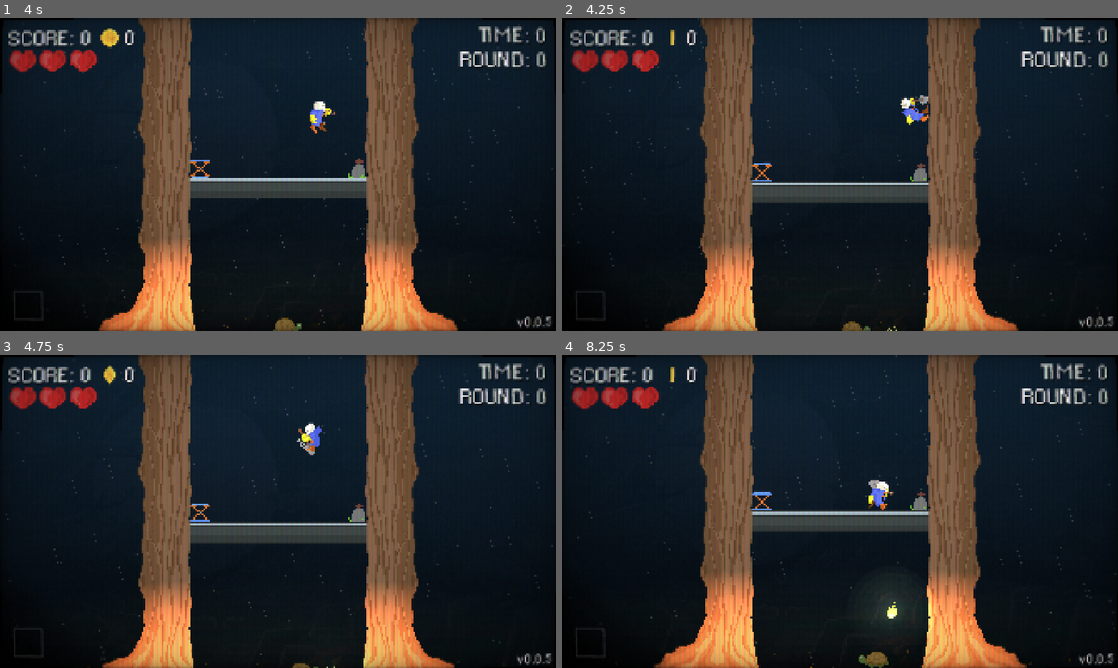
Above: before the commit, frames 1-4 (two rows, left to right).
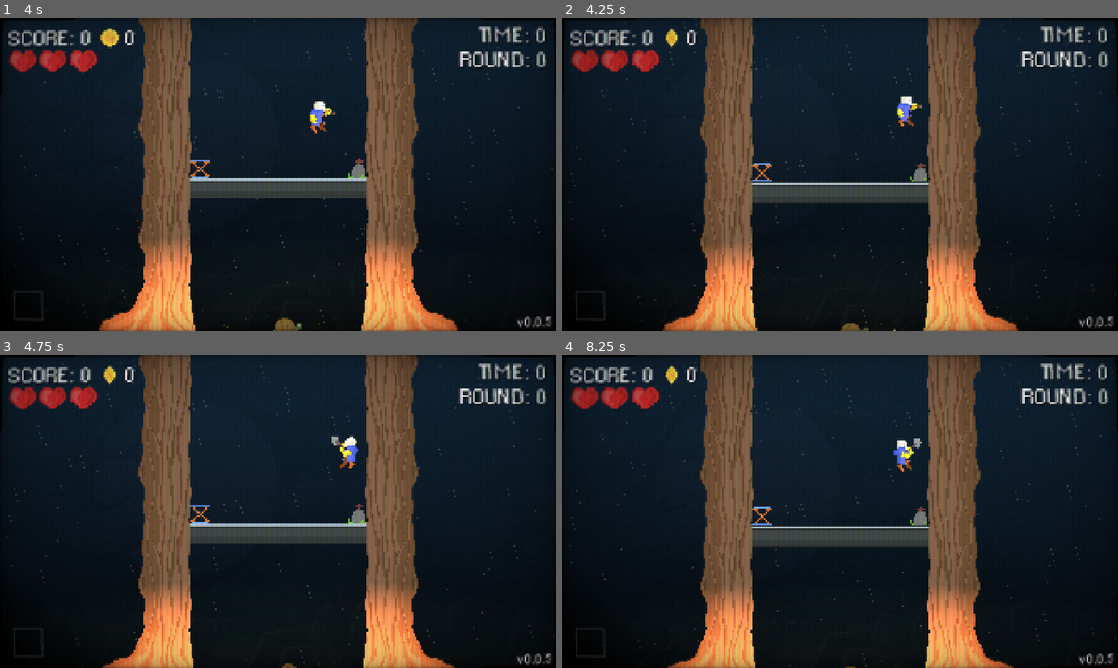
Above: after the commit, the same moments.

Repository: Giantswing/graveyard-bouncers
Game: Godot game, scene res://scenes/main-level.tscn
Same seed, same stepped clock (60 frames per second), same inputs: the game is played once before the commit and once after it.
Inputs:
- Up to frame 1 (4 s): hold D (Right) 0.53-2.03 s; tap Shift (Ability) every 0.75 s from 0.6 to 3.6 s; tap Space (Jump) at 0.77, 1.52, 3.02, 3.77 s; hold A (Left) 2.03-2.78 s; hold D (Right) from 2.78 s (still down)
- Up to frame 2 (4.25 s): keep holding D (Right); tap Escape (Menu, bound only after the commit) at 4.15 s
- Up to frame 3 (4.75 s): release D (Right) at 4.28 s; hold A (Left) from 4.28 s (still down); tap Shift (Ability) at 4.35 s; tap Space (Jump) at 4.52 s
- Up to frame 4 (8.25 s): release A (Left) at 5.03 s; hold D (Right) 5.03-5.78 s; tap Shift (Ability) every 0.75 s from 5.1 to 8.1 s; hold A (Left) 5.78-7.28 s; tap Space (Jump) at 6.02, 6.77, 7.52 s; hold D (Right) from 7.28 s (still down)

Frame 1 is identical in both runs. In frame 2, 0.9% of the frame differs, in the area x 1-98%, y 0-100%; in frame 3, 2.0%; in frame 4, 11%, in the area x 1-99%, y 0-100%.

Commit message:
enforced static typing

Diff:
--- a/project.godot
+++ b/project.godot
@@ -20,6 +20,10 @@
 Events="*res://scenes/events.tscn"
 FxSystem="*res://scenes/fx_system.tscn"
 Utils="*res://scenes/utils.tscn"
+
+[debug]
+
+gdscript/warnings/untyped_declaration=2
 
 [display]
 
@@ -81,6 +85,7 @@
 Menu={
 "deadzone": 0.2,
 "events": [Object(InputEventJoypadButton,"resource_local_to_scene":false,"resource_name":"","device":-1,"button_index":6,"pressure":0.0,"pressed":true,"script":null)
+, Object(InputEventKey,"resource_local_to_scene":false,"resource_name":"","device":-1,"window_id":0,"alt_pressed":false,"shift_pressed":false,"ctrl_pressed":false,"meta_pressed":false,"pressed":false,"keycode":0,"physical_keycode":4194305,"key_label":0,"unicode":0,"location":0,"echo":false,"script":null)
 ]
 }
 Ability={
--- a/scenes/bat.tscn
+++ b/scenes/bat.tscn
@@ -53,6 +53,7 @@
 }]
 
 [node name="Bat" type="CharacterBody2D"]
+process_mode = 1
 collision_layer = 4
 collision_mask = 0
 script = ExtResource("1_ss3tx")
--- a/scenes/game_manager.tscn
+++ b/scenes/game_manager.tscn
@@ -32,6 +32,7 @@
 metadata/_custom_type_script = ExtResource("7_frtjd")
 
 [node name="GameManager" type="Node2D"]
+process_mode = 3
 script = ExtResource("1_hwd4i")
 trampoline_prefab = ExtResource("6_q8mjp")
 helper_enemy_prefab = ExtResource("7_0rse5")
@@ -44,3 +45,4 @@
 
 [node name="SecondsTimer" type="Timer" parent="."]
 unique_name_in_owner = true
+process_mode = 1
--- a/scripts/ability.gd
+++ b/scripts/ability.gd
@@ -13,7 +13,7 @@
 
 var original_uses: int
 
-func init():
+func init() -> void:
 	uses = start_uses
 	original_uses = max_uses
 
--- a/scripts/bat.gd
+++ b/scripts/bat.gd
@@ -6,9 +6,11 @@
 @onready var sprite: AnimatedSprite2D = $Sprite
 var direction: int = 0
 var timer: float = 0
+var game_manager: GameManager
 
 
-func _ready():
+func _ready() -> void:
+	game_manager = GameManager.instance
 	scale = Vector2(0, 0)
 	var tween := get_tree().create_tween()
 	tween.tween_property(self, "scale", Vector2(1.3, 1.3), 0.5)
@@ -25,13 +27,16 @@
 
 	velocity.x = speed * direction
 
-func _process(_delta):
-	timer += _delta * wobble_speed * Engine.time_scale
-	position.y += sin(timer) * wobble
+func _process(delta: float) -> void:
+	timer += delta * wobble_speed
 
 	if position.x > get_viewport_rect().size.x/2 + 40 or position.x < -get_viewport_rect().size.x/2 - 40:
 		queue_free()
 
 
-func _physics_process(_delta):
+func _physics_process(_delta: float) -> void:
+	if game_manager.game_paused:
+		return
+
+	position.y += sin(timer) * wobble
 	move_and_slide()
--- a/scripts/events.gd
+++ b/scripts/events.gd
@@ -15,3 +15,4 @@
 signal round_time_changed(time: int)
 signal score_changed(score: int)
 signal ability_gained(ability: Ability)
+signal game_paused(paused: bool)
--- a/scripts/game_manager.gd
+++ b/scripts/game_manager.gd
@@ -46,6 +46,7 @@
 var grave: Node2D
 var can_restart: bool = false
 var ground_y_pos: float
+var game_paused: bool = false
 
 static var instance: GameManager
 
@@ -138,7 +139,7 @@
 func on_player_died() -> void:
 	seconds_timer.stop()
 	can_restart = false
-	get_tree().create_timer(0.5).timeout.connect(func(): can_restart = true)
+	get_tree().create_timer(0.5).timeout.connect(func() -> void: can_restart = true)
 
 
 func on_seconds_timer_timeout() -> void:
@@ -164,6 +165,16 @@
 	if Input.is_action_just_pressed("Jump") and can_restart:
 		get_tree().reload_current_scene()
 
+	if Input.is_action_just_pressed("Menu"):
+		if game_paused == false:
+			Engine.time_scale = 0.0
+			game_paused = true
+			Events.game_paused.emit(true)
+		else:
+			Engine.time_scale = 1.0
+			game_paused = false
+			Events.game_paused.emit(false)
+
 	if game_started:
 		left_wall.position.x = lerp(left_wall.position.x, -game_width / 2, 0.1)
 		right_wall.position.x = lerp(right_wall.position.x, game_width / 2, 0.1)
@@ -186,7 +197,7 @@
 
 
 
-func set_up_round():
+func set_up_round() -> void:
 	var ground_height: float = 180
 	var offset: float = 200
 
@@ -303,7 +314,7 @@
 	game_width = game_width_start
 	Utils.fast_tween(starting_ground, "position:y", ground_y_pos, 0.5)
 
-	get_tree().create_timer(0.5).timeout.connect(func():
+	get_tree().create_timer(0.5).timeout.connect(func() -> void:
 		activate(trampoline)
 		activate(grave)
 	)
--- a/scripts/lava_floor.gd
+++ b/scripts/lava_floor.gd
@@ -4,7 +4,7 @@
 @export var spawn_timer_max: float = 2.0
 var spawn_timer: float = 0.0
 
-func _ready():
+func _ready() -> void:
 	spawn_timer = spawn_timer_max
 
 func _process(delta: float) -> void:
--- a/scripts/main_camera.gd
+++ b/scripts/main_camera.gd
@@ -15,7 +15,7 @@
 
 var current_shake_amount: float = 0
 
-func _ready():
+func _ready() -> void:
 	Events.hp_changed.connect(on_hp_change)
 	Events.player_parry.connect(on_player_parry)
 	target = get_parent().get_node_or_null("%Player")
@@ -23,13 +23,13 @@
 	# start_y_pos = global_position.y
 
 
-func on_hp_change(_hp: int, change: int):
+func on_hp_change(_hp: int, change: int) -> void:
 	if change >= 0:
 		return
 
 	current_shake_amount = on_hit_shake
 
-func on_player_parry():
+func on_player_parry() -> void:
 	current_shake_amount = on_parry_shake
 
 
@@ -41,11 +41,11 @@
 	point_target()
 
 
-func point_target():
+func point_target() -> void:
 	if !target:
 		return
 
-	var dist = target.global_position - global_position
+	var dist := target.global_position - global_position
 	var final_pos: float
 
 	if GameManager.get_instance().round_started:
@@ -59,7 +59,7 @@
 		position.y = start_y_pos
 
 
-func shake():
+func shake() -> void:
 	var current_amount: float = pow(current_shake_amount, shake_power)
 	rotation = max_roll * current_amount * randf_range(-1, 1)
 	offset.x = max_offset.x * current_amount * randf_range(-1, 1)
--- a/scripts/player.gd
+++ b/scripts/player.gd
@@ -152,7 +152,7 @@
 
 
 	for i in range(get_slide_collision_count()):
-		var collision = get_slide_collision(i)
+		var collision := get_slide_collision(i)
 		handle_collision(collision)
 
 
@@ -227,7 +227,7 @@
 
 
 func handle_ability() -> void:
-	var current_ability = GameManager.instance.player_ability
+	var current_ability := GameManager.instance.player_ability
 
 	if !current_ability or !ability_pressed:
 		return
@@ -240,7 +240,7 @@
 func process_dash() -> void:
 	is_attacking = 0
 
-	var direction = movement_input.normalized()
+	var direction := movement_input.normalized()
 	# velocity.x = 0
 	velocity.y = 0
 	# velocity.y = (direction * 500 * extra_speed_strength).y * 0.01
@@ -306,7 +306,7 @@
 				return
 
 func process_jump() -> void:
-	var collision = get_raycasts_collision_node([body_down_cast1, body_down_cast2])
+	var collision := get_raycasts_collision_node([body_down_cast1, body_down_cast2])
 
 	if collision != null:
 		var stats: Stats = collision.get_node_or_null("Stats")
@@ -331,7 +331,7 @@
 
 
 func get_raycasts_collision_node(raycasts: Array) -> Node2D:
-	for raycast in raycasts:
+	for raycast: RayCast2D in raycasts:
 		if raycast.is_colliding():
 			return raycast.get_collider()
 
@@ -351,4 +351,4 @@
 
 func deactivate_can_be_on_wall() -> void:
 	can_be_on_wall = false
-	get_tree().create_timer(0.1).timeout.connect(func(): can_be_on_wall = true)
+	get_tree().create_timer(0.1).timeout.connect(func() -> void: can_be_on_wall = true)
--- a/scripts/power_up_shop.gd
+++ b/scripts/power_up_shop.gd
@@ -21,14 +21,14 @@
 	set_up_powerups()
 	# display_shop()
 
-func _process(_delta: float) -> void:
-	if Input.is_action_just_pressed("Menu"):
-		Events.coins_changed.emit(20)
-
-		if is_active:
-			close_shop()
-		else:
-			display_shop()
+# func _process(_delta: float) -> void:
+# 	if Input.is_action_just_pressed("Menu"):
+# 		Events.coins_changed.emit(20)
+#
+# 		if is_active:
+# 			close_shop()
+# 		else:
+# 			display_shop()
 
 func set_up_powerups() -> void:
 	for powerup in all_powerups:
--- a/scripts/round_manager.gd
+++ b/scripts/round_manager.gd
@@ -6,31 +6,31 @@
 @export var chance_decay_rate: float = 0.4
 @export var difficulty_match_strictness: float = 10
 
-func _ready():
-   for game_round in game_rounds:
-      game_round.init()
+func _ready() -> void:
+    for game_round in game_rounds:
+        game_round.init()
 
 func get_round(difficulty: float) -> GameRound:
-   # Calculate total weighted chance for all rounds
-   var weighted_chances = []
-   var total_weighted_chance: float = 0
+    # Calculate total weighted chance for all rounds
+    var weighted_chances := []
+    var total_weighted_chance: float = 0
 
-   for game_round in game_rounds:
-      var difficulty_difference = abs(game_round.difficulty - difficulty)
-      var difficulty_weight = exp(-difficulty_difference * difficulty_match_strictness)
-      var weighted_chance = game_round.chance * difficulty_weight
+    for game_round in game_rounds:
+        var difficulty_difference: float = abs(game_round.difficulty - difficulty)
+        var difficulty_weight: float = exp(-difficulty_difference * difficulty_match_strictness)
+        var weighted_chance: float = game_round.chance * difficulty_weight
 
-      weighted_chances.append(weighted_chance)
-      total_weighted_chance += weighted_chance
+        weighted_chances.append(weighted_chance)
+        total_weighted_chance += weighted_chance
 
-   var random_value = randf() * total_weighted_chance
-   var cumulative_chance = 0.0
+    var random_value := randf() * total_weighted_chance
+    var cumulative_chance := 0.0
 
-   for i in range(weighted_chances.size()):
-      cumulative_chance += weighted_chances[i]
-      if random_value <= cumulative_chance:
-         game_rounds[i].chance *= chance_decay_rate
-         return game_rounds[i]
+    for i in range(weighted_chances.size()):
+        cumulative_chance += weighted_chances[i]
+        if random_value <= cumulative_chance:
+            game_rounds[i].chance *= chance_decay_rate
+            return game_rounds[i]
 
-   # Fallback in case no round is selected
-   return game_rounds[0]
+    # Fallback in case no round is selected
+    return game_rounds[0]
--- a/scripts/stats.gd
+++ b/scripts/stats.gd
@@ -24,7 +24,7 @@
 
 @export var death_behaviour: DEATH_BEHAVIOUR_OPTIONS = DEATH_BEHAVIOUR_OPTIONS.DEFAULT
 
-var is_invulnerable = false
+var is_invulnerable: bool = false
 var parent: Node2D
 
 
--- a/scripts/ui.gd
+++ b/scripts/ui.gd
@@ -65,7 +65,7 @@
 	hearts.clear()
 
 	for i in range(new_max_hp):
-		var heart = ui_heart_scene.instantiate() as ui_heart
+		var heart := ui_heart_scene.instantiate() as ui_heart
 		heart_container.add_child(heart)
 		heart.set_heart_state(true)
 		hearts.append(heart)
--- a/scripts/utils.gd
+++ b/scripts/utils.gd
@@ -32,13 +32,13 @@
 	if container == null:
 		container = $"/root/Level/Scenery/OtherContainer"
 
-	var horizontal_wall_padding = 10
-	var max_tries = 20
-	var game_width = GameManager.instance.game_width
+	var horizontal_wall_padding := 10
+	var max_tries := 20
+	var game_width := GameManager.instance.game_width
 
 	for i in range(max_tries):
-		var pos_x = randf_range(-game_width / 2 + horizontal_wall_padding, game_width / 2 - horizontal_wall_padding)
-		var pos_y = 147
+		var pos_x := randf_range(-game_width / 2 + horizontal_wall_padding, game_width / 2 - horizontal_wall_padding)
+		var pos_y := 147.0
 
 		if pos_type == PrefabChance.SPAWN_POS_OPTIONS.AIR:
 			pos_y = randf_range(90, 147)
@@ -46,7 +46,7 @@
 			pos_y = randf_range(0, -150)
 		elif pos_type == PrefabChance.SPAWN_POS_OPTIONS.AIR_OUTSIDE:
 			pos_y = randf_range(90, -120)
-			var side = randf() < 0.5
+			var side := randf() < 0.5
 			# var side = randf() > 1
 
 			pos_x = -game_width / 2 - 80 if side else game_width / 2 + 80
@@ -60,7 +60,7 @@
 				is_free = false
 				break
 
-		var player = GameManager.instance.player
+		var player := GameManager.instance.player
 
 		if player and player.position.distance_to(spawn_pos) < free_space:
 			is_free = false
